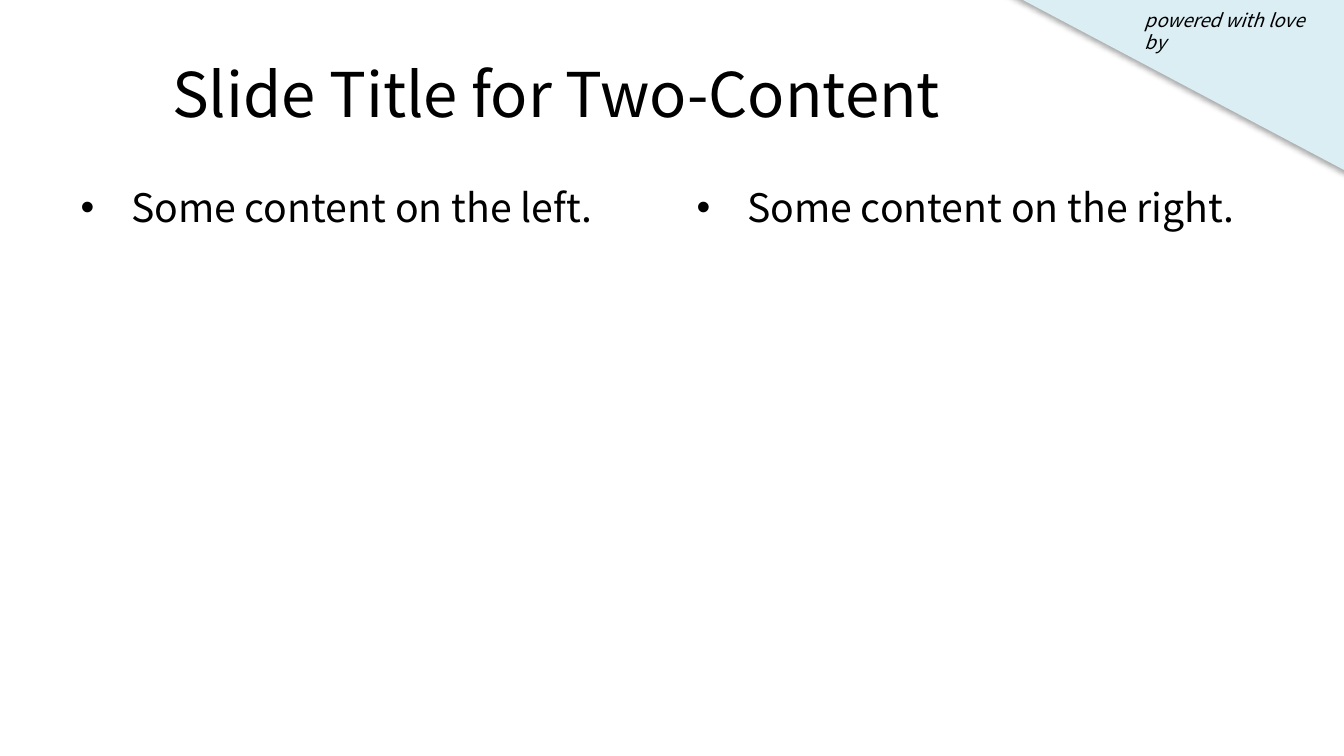
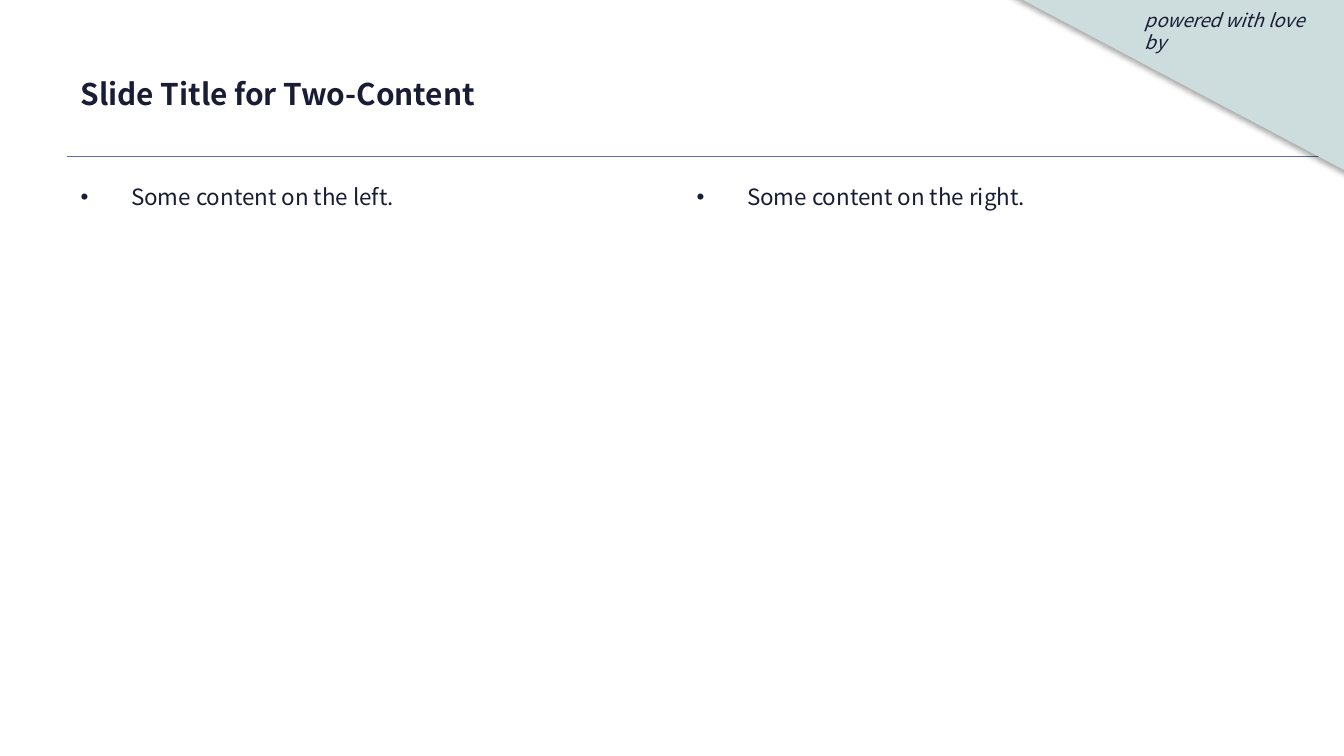
Before and after one commit to welovedatascience/targeter, a slide deck: slide 4 of inst/ressources/targeter-report.pptx. Drawn at 1344x756 pixels with LibreOffice and Linux fonts; fonts in the diff are those of the drawing; background and template pictures are left out. Boxes give left, top, right and bottom in pixels: in the first picture for what was removed or moved away, otherwise in the second. Text is boxed around its words. In the diff, an @@ line names an element or a change of style, - is before the commit and + after.

```diff
--- a/inst/ressources/targeter-report.pptx
+++ b/inst/ressources/targeter-report.pptx
@@ right triangle at (995, 0, 1344, 179): fill #DBEEF4 to #CDDDDE @@
@@ text "powered with love by" at (1145, 12, 1304, 54): text colour #000000 to #181C34 @@
@@ title "Slide Title for Two-Content" at (81, 81, 475, 106): size 33 to 16 pt, text colour #000000 to #181C34, bold on; alignment centre to left @@
@@ text "Some content on the left." at (131, 187, 394, 206): size 21 to 12 pt, text colour #000000 to #181C34; less space between paragraphs @@
@@ line added from (67, 156) to (1344, 156), #5A6FAE 0.75 pt @@
@@ text "Some content on the right." at (747, 187, 1025, 211): size 21 to 12 pt, text colour #000000 to #181C34; less space between paragraphs @@
```
Also in this commit, not shown: 3 other slides changed, 8 other files.
